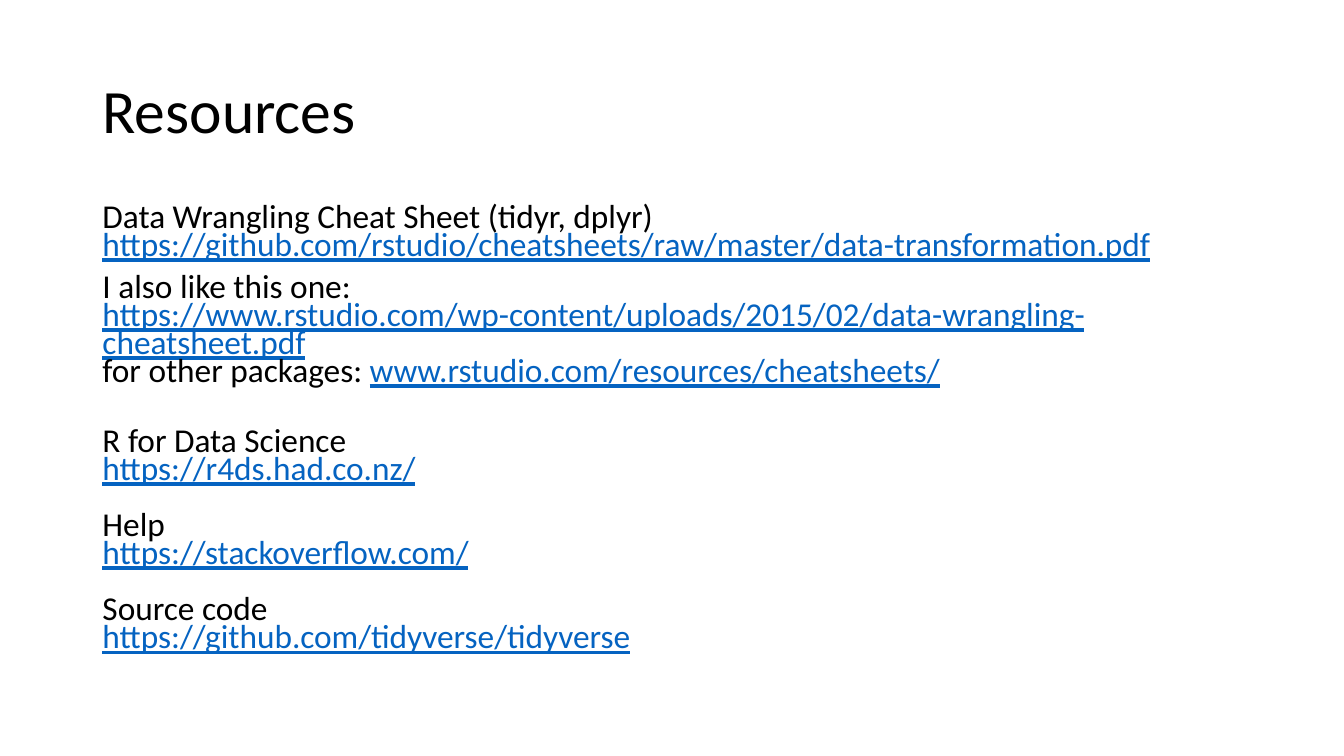
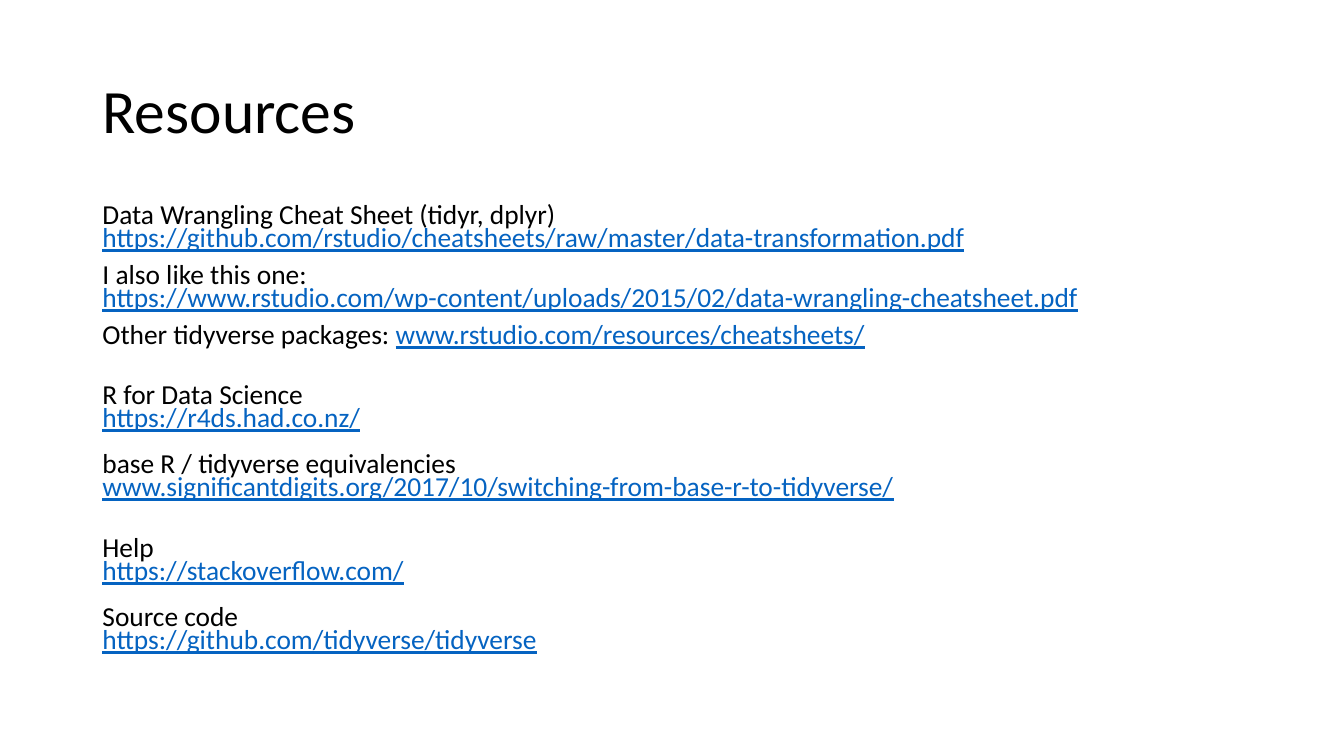
Before and after one commit to clward/tidyverseIntro, a slide deck: slide 25 of tidyverse.pptx (slide 23 before the commit). Drawn at 1344x756 pixels with LibreOffice and Linux fonts; fonts in the diff are those of the drawing. Boxes give left, top, right and bottom in pixels: in the first picture for what was removed or moved away, otherwise in the second. Text is boxed around its words. In the diff, an @@ line names an element or a change of style, - is before the commit and + after.

Commit message:
minor updates to code and .ppt

```diff
--- a/tidyverse.pptx
+++ b/tidyverse.pptx
@@ text at <box>102,204,964,252</box>: size 23.8 to 19.6 pt in "Data Wrangling Cheat Sheet (tidyr, dplyr) https://github.com ..." @@
@@ text at <box>102,265,1077,654</box>: text changed; size 23.8 to 19.6 pt @@
-I also like this one:
-https://www.rstudio.com/wp-content/uploads/2015/02/data-wrangling-cheatsheet.pdf
-for other packages: www.rstudio.com/resources/cheatsheets/
-R for Data Science
-https://r4ds.had.co.nz/
-Help
-https://stackoverflow.com/
-Source code
-https://github.com/tidyverse/tidyverse
+I also like this one:
+https://www.rstudio.com/wp-content/uploads/2015/02/data-wrangling-cheatsheet.pdf
+Other tidyverse packages: www.rstudio.com/resources/cheatsheets/
+R for Data Science
+https://r4ds.had.co.nz/
+base R / tidyverse equivalencies
+www.significantdigits.org/2017/10/switching-from-base-r-to-tidyverse/
+Help
+https://stackoverflow.com/
+Source code
+https://github.com/tidyverse/tidyverse
```
Also in this commit, not shown: 5 other slides changed, 2 slides added, 1 other file.
